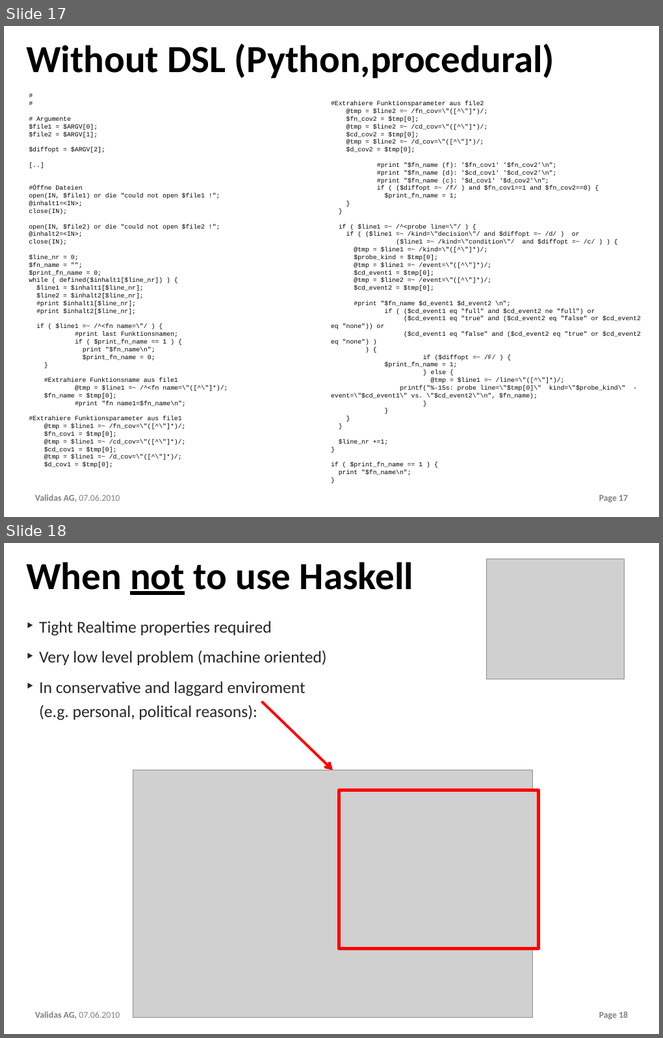
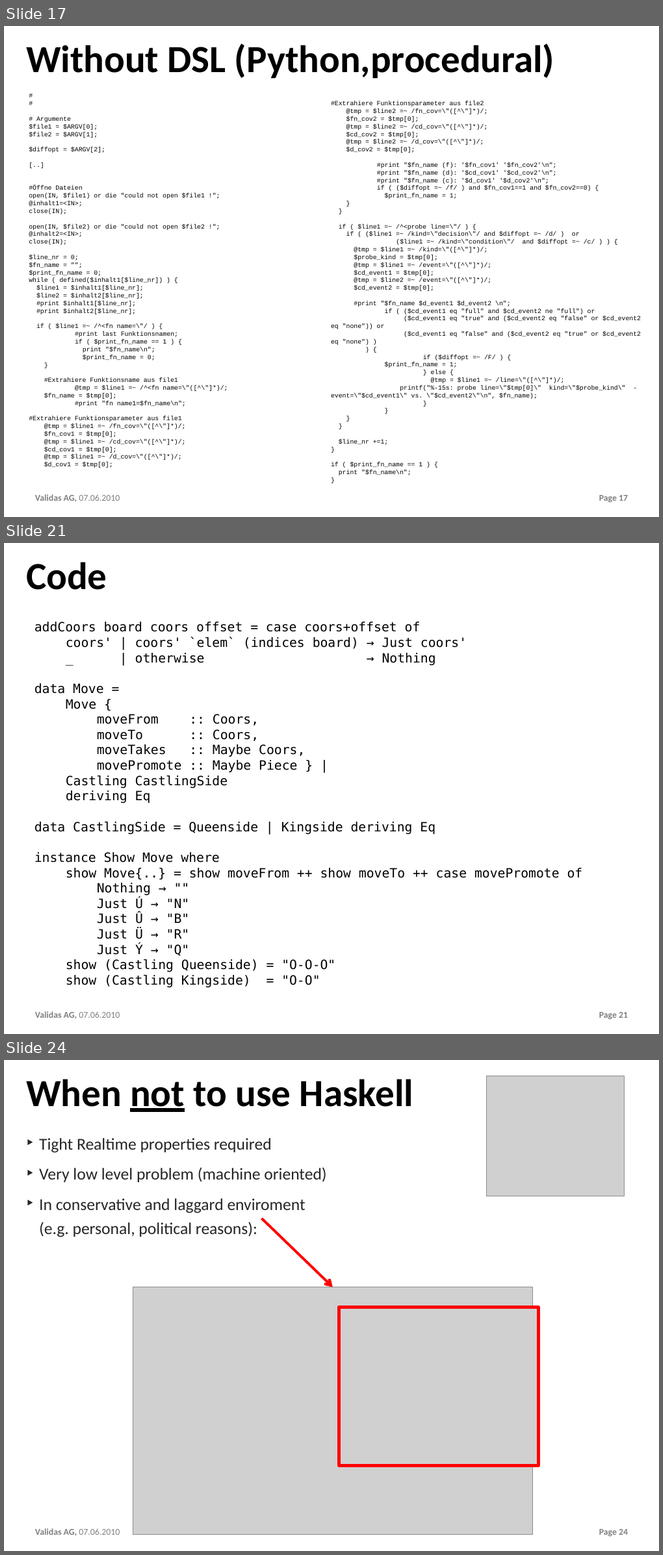
Before and after one commit to theoremprover/chess, a slide deck: ppt/Chess200.pptx. Shown one above the other, each under a label of ours: slides 17 and 18 before the commit, slides 17, 21 and 24 after it; the slides between them are not shown. The pictures are 663x1038 and 663x1555 pixels, drawn with LibreOffice and Linux fonts; fonts in the diff are those of the drawing; grey boxes stand for pictures; background and template pictures are left out. Boxes give left, top, right and bottom in pixels: in the first picture for what was removed or moved away, otherwise in the second. Text is boxed around its words. In the diff, an @@ line names an element or a change of style, - is before the commit and + after.

```diff
--- a/ppt/Chess200.pptx
+++ b/ppt/Chess200.pptx
@@ slide 21 added at (4, 543, 659, 1034), background #FFFFFF; not listed: 2 template elements that a slide beside it also shows @@
@@ title added at (26, 562, 107, 590), 60 pt, text #000000, bold @@
+Code
@@ text added at (35, 622, 583, 988), 20 pt, text #000000 @@
+addCoors board coors offset = case coors+offset of
+coors' | coors' `elem` (indices board) → Just coors'
+_ | otherwise → Nothing
+data Move =
+Move {
+moveFrom :: Coors,
+moveTo :: Coors,
+moveTakes :: Maybe Coors,
+movePromote :: Maybe Piece } |
+Castling CastlingSide
+deriving Eq
+data CastlingSide = Queenside | Kingside deriving Eq
+instance Show Move where
+show Move{..} = show moveFrom ++ show moveTo ++ case movePromote of
+Nothing → ""
+Just Ú → "N"
+Just Û → "B"
+Just Ü → "R"
+Just Ý → "Q"
+show (Castling Queenside) = "O-O-O"
+show (Castling Kingside) = "O-O"
@@ what was slide 18 is now slide 24 @@
@@ page number at (599, 1529, 628, 1536): text changed @@
-Page 18
+Page 24
```
Also in this commit, not shown: 1 slide changed, 5 other slides added.
